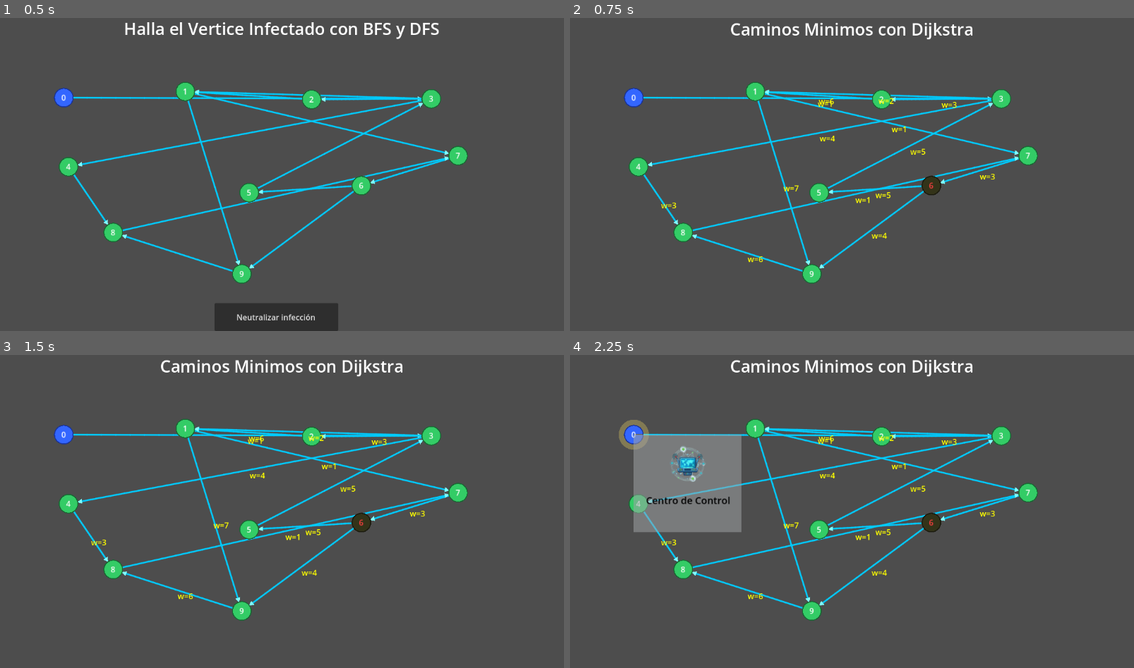
Above: before the commit, frames 1-4 (two rows, left to right).
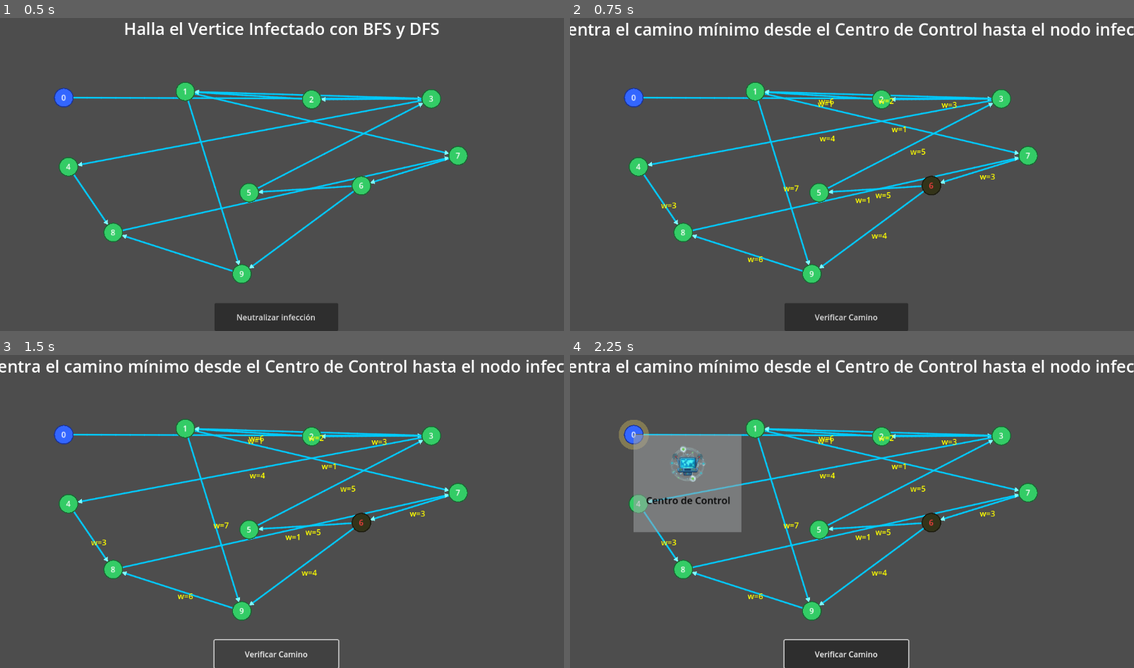
Above: after the commit, the same moments.

Repository: GiROXiO/CyberQuest
Game: Godot game, scene res://scenes/gameManager.tscn
Two runs of this game, one before a commit and one after it. Both use one fixed random seed, a clock stepped at 60 frames per second and the inputs below. The project has no main scene, so this scene is started directly.
Inputs (mouse positions are in pixels of both pictures, inside the frame that each line leads up to):
- Up to frame 1 (0.5 s): no input
- Up to frame 2 (0.75 s): click "Neutralizar infección" at 0.5 s
- Up to frame 3 (1.5 s): click (276, 655) at 1.25 s, where only the run after the commit has a clickable "Verificar Camino"
- Up to frame 4 (2.25 s): drag from (632, 433) to (880, 436) at 2.02 s

Frame 1 is identical in both runs. In frame 2, 3.7% of the frame differs, in the area x 0-100%, y 1-100%; in frame 3, 2.1%; in frame 4, 3.9%.

Commit message:
Need to push

Diff:
--- a/scenes/minigames/shortest_path_game/shortest_path_ui.tscn
+++ b/scenes/minigames/shortest_path_game/shortest_path_ui.tscn
@@ -21,3 +21,18 @@
 text = "Caminos Minimos con Dijkstra"
 horizontal_alignment = 1
 vertical_alignment = 1
+
+[node name="CheckButton" type="Button" parent="."]
+layout_mode = 1
+anchors_preset = 7
+anchor_left = 0.5
+anchor_top = 1.0
+anchor_right = 0.5
+anchor_bottom = 1.0
+offset_left = -138.0
+offset_top = -57.0
+offset_right = 115.0
+grow_horizontal = 2
+grow_vertical = 0
+
+[connection signal="pressed" from="CheckButton" to="." method="_on_check_button_pressed"]
--- a/scripts/core/grafo.gd
+++ b/scripts/core/grafo.gd
@@ -514,6 +514,20 @@
 
 	return visited
 
+func get_control_id() -> int:
+	for id in self.vertices.keys():
+		var v: Vertice = self.vertices[id]
+		if v.role == Vertice.VertexRole.CENTRO_CONTROL:
+			return id
+	return -1
+
+func get_infected_id() -> int:
+	for id in self.vertices.keys():
+		var v: Vertice = self.vertices[id]
+		if v.is_infected:
+			return id
+	return -1
+
 func clear() -> void:
 	vertices.clear()
 	edges.clear()
--- a/scripts/game_manager.gd
+++ b/scripts/game_manager.gd
@@ -33,6 +33,9 @@
 	if self.shortest_path_ui:
 		self.shortest_path_ui.visible = false
 
+	if self.grafo_vista and self.shortest_path_ui:
+		self.grafo_vista.graph_vertex_clicked.connect(self.shortest_path_ui.on_vertex_clicked_from_graph)
+
 	print("GameManager listo. Grafo generado con ", num_vertices, " vértices.")
 
 func _on_bfs_dfs_completed() -> void:
@@ -48,5 +51,6 @@
 		self.bfs_dfs_ui.visible = false
 	if self.shortest_path_ui:
 		self.shortest_path_ui.visible = true
+		self.shortest_path_ui.start_minigame()
 
 	print("[GameManager] Cambio de modo: ahora CAMINOS_MINIMOS.")
--- a/scripts/minigames/shortest_path_game/shortest_path_ui.gd
+++ b/scripts/minigames/shortest_path_game/shortest_path_ui.gd
@@ -4,6 +4,7 @@
 signal minigame_completed(success: bool)
 
 @onready var info_label: Label = $Label
+@onready var check_button: Button = $CheckButton
 
 var grafo: Grafo = null
 var grafo_vista: GrafoVista = null
@@ -16,6 +17,9 @@
 func _ready() -> void:
 	if self.info_label:
 		self.info_label.text = "Caminos Minimos con Dijkstra"
+	if self.check_button:
+		self.check_button.text = "Verificar Camino"
+		#self.check_button.pressed.connect(self._on_check_button_pressed)
 
 func set_graph(p_grafo: Grafo) -> void:
 	self.grafo = p_grafo
@@ -27,26 +31,28 @@
 	if self.grafo == null:
 		return
 
-	self.target_id
+	self.source_id = self.grafo.get_control_id()
+	self.target_id = self.grafo.get_infected_id()
 
-func _find_control_center_id() -> int:
-	if self.grafo == null:
-		return -1
+	print("[ShortestPathUi] source_id=", source_id, " target_id=", target_id)
 
-	for id in self.grafo.vertices.keys():
-		var v: Vertice = self.grafo.vertices[id]
-		if v.role == Vertice.VertexRole.CENTRO_CONTROL:
-			return id
+	if self.source_id == -1 or self.target_id == -1:
+		print("[ShortestPathUi] No se pudo determinar source o target.")
+		return
 
-	return -1
+	self.shortest_path = self.grafo.dijkstra(self.source_id, self.target_id)
+	print("[ShortestPathUi] shortest_path calculado: ", shortest_path)
 
-func _find_infected_vertex_id() -> int:
-	if self.grafo == null:
-		return -1
+	if shortest_path.is_empty():
+		print("[ShortestPathUi] No hay camino desde el Centro de Control hasta el infectado.")
+	else:
+		if info_label:
+			info_label.text = "Encuentra el camino mínimo desde el Centro de Control hasta el nodo infectado."
 
-	for id in self.grafo.vertices.keys():
-		var v: Vertice = self.grafo.vertices[id]
-		if v.is_infected:
-			return id
+func on_vertex_clicked_from_graph(vertex_id: int) -> void:
+	print("[ShortestPathUi] Clic en vértice desde grafo: ", vertex_id)
+	user_path.append(vertex_id)
+	print("[ShortestPathUi] user_path actual: ", user_path)
 
-	return -1
+func _on_check_button_pressed() -> void:
+	print("[ShortestPathUi] (temp) Verificar camino. user_path = ", user_path, " shortest_path = ", shortest_path)
--- a/scripts/view/grafo_vista.gd
+++ b/scripts/view/grafo_vista.gd
@@ -3,6 +3,8 @@
 
 @export var vertex_scene: PackedScene
 @export var edge_scene: PackedScene
+
+signal graph_vertex_clicked(vertex_id: int)
 
 enum MinigameMode {
 	BFS_DFS,
@@ -182,6 +184,8 @@
 	print("Seleccionados ahora: ", self.selected_vertices)
 	self._refresh_edge_info_visibility()
 
+	self.graph_vertex_clicked.emit(vertex_id)
+
 func _refresh_edge_info_visibility() -> void:
 	for from_id in self.edge_nodes.keys():
 		for to_id in self.edge_nodes[from_id].keys():
